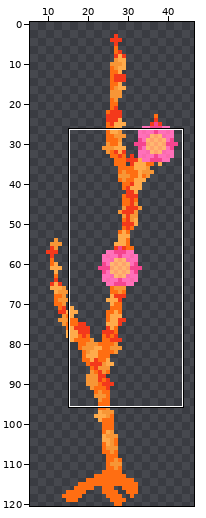
Edited in one commit: sprite sheet (sprites/misc/trees/orange/tree_22.png). Above: a wide view before the commit, with the close-up outlined.
Close-up. Earlier state:
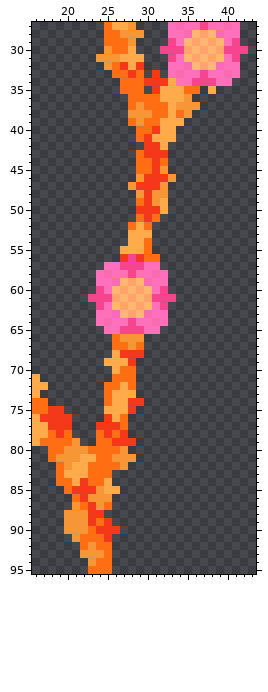
The file is 49x121 pixels. Shown: x 16..43, y 27..95. The wide view leaves out empty margins.
The same view after the edit:
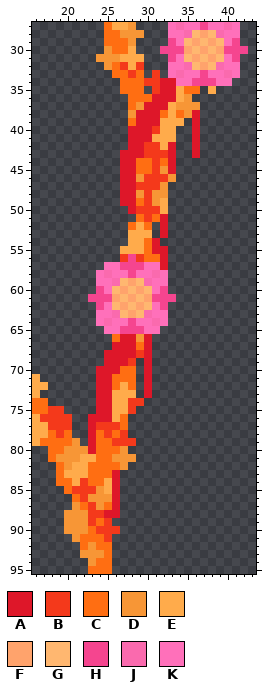
Palette (. is transparent): A #de1729  B #f4391b  C #ff6e12  D #f79636  E #ffab4b  F #ffa36c  G #ffb770  H #f5458f  J #fa6aae  K #ff70ba
What changed:
y 34: x 32..33 BE -> AA
y 35: x 32..33 EE -> AA
y 36: x 31..33 CEE -> AAA
y 37: x 30..32 CCC -> AAA
y 38: x 29..31 DDC -> AAA; x 36 . -> A
y 39: x 29..31 DCC -> AAA; x 36 . -> A
y 40: x 28..30 .CC -> AAA; x 36 . -> A
y 41: x 28..30 .CB -> AAA; x 36 . -> A
y 42: x 28..29 .. -> AA; x 33 . -> A; x 36 . -> A
y 43: x 27..29 ..C -> AAA; x 33 . -> A; x 36 . -> A
y 44..45: x 27..28 .. -> AA; x 33 . -> A
y 46: x 27..28 .. -> AA
y 47: x 27..28 .D -> AA
y 48..49: x 27..28 .. -> AA
y 50: x 28 . -> A
y 51..53: x 32 . -> A
y 54: x 31 . -> A
y 55: x 31..32 .. -> AA
y 56..57: x 32 . -> A
y 66: x 27..28 DD -> AA; x 30 . -> A
y 67: x 26..28 CCD -> AAA; x 30 . -> A
y 68: x 25..28 .EBB -> AAAA; x 30 . -> A
y 69: x 25..27 EEE -> AAA; x 30 . -> A
y 70: x 24..26 ..E -> AAA; x 30 . -> A
y 71: x 24..25 .. -> AA; x 30 . -> A
y 72..73: x 24..25 .C -> AA; x 30 . -> A
y 74: x 24..25 .C -> AA
y 75: x 24..25 .E -> AA
y 76: x 23..25 ..B -> AAA
y 77..79: x 23 . -> A
y 80: x 23 C -> A
y 83..84: x 26 . -> A
y 85: x 26 E -> A
y 86..87: x 26 . -> A
y 88: x 25..26 .. -> AA
